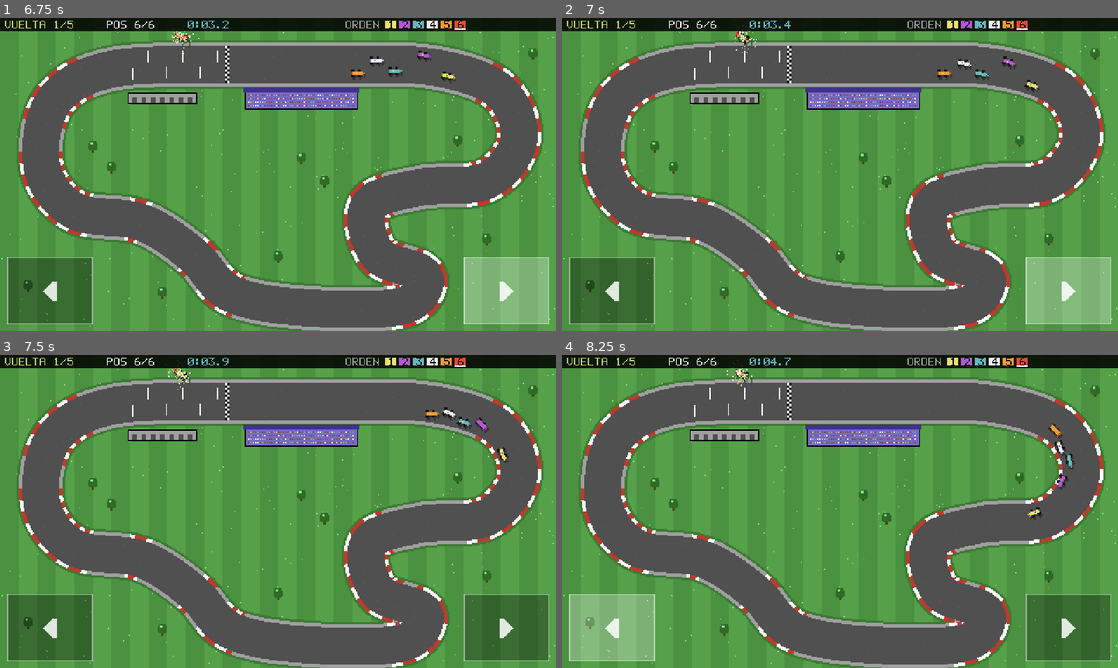
Above: before the commit, frames 1-4 (two rows, left to right).
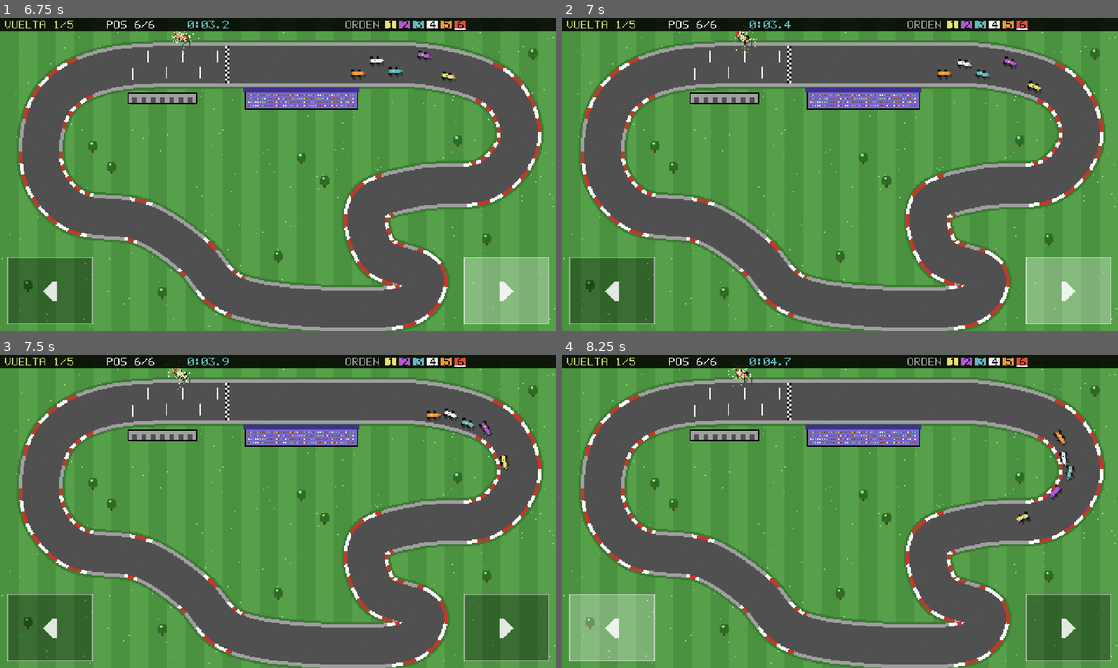
Above: after the commit, the same moments.

Repository: gmatiascr62/Mini_Racing
Game: Godot game, scene res://scenes/menu.tscn
Same seed, same stepped clock (60 frames per second), same inputs: the game is played once before the commit and once after it.
Inputs (mouse positions are in pixels of both pictures, inside the frame that each line leads up to):
- Up to frame 1 (6.75 s): tap Enter at 0.5, 2 s; move the mouse to (400, 158) at 0.52 s; hold Right 0.53-1.25 s; tap 0 at 0.6, 3.6, 6.6 s; click (400, 158) at 0.67 s; tap Space at 1.25 s; drag from (166, 190) to (250, 237) at 1.27 s; move the mouse to (333, 105) at 2.02 s; hold Right 2.03-2.75 s; tap Backspace at 2.1, 5.1 s; drag from (250, 237) to (111, 127) at 2.77 s; move the mouse to (444, 221) at 3.52 s; hold Left 3.53-4.25 s; drag from (111, 127) to (194, 96) at 4.27 s; move the mouse to (305, 174) at 5.02 s; hold Left 5.03-5.75 s; click (305, 174) at 5.17 s; drag from (194, 96) to (166, 190) at 5.77 s; move the mouse to (400, 158) at 6.52 s; hold Right from 6.53 s (still down)
- Up to frame 2 (7 s): keep holding Right
- Up to frame 3 (7.5 s): release Right at 7.25 s; drag from (166, 527) to (250, 574) at 7.27 s
- Up to frame 4 (8.25 s): move the mouse to (895, 442) at 8.02 s; hold Left from 8.03 s (still down); tap Backspace at 8.1 s

Frame 1 is identical in both runs. In frame 2, 0.1% of the frame differs, in the area x 74-87%, y 12-25%; in frame 3, 0.3%; in frame 4, 0.6%, in the area x 29-93%, y 0-55%.

Commit message:
Finish CALLEJERO street circuit; CPUs brake for the real grip
- CALLEJERO: barriers along both street edges (cars bounce off them),
  intermediate layout with a chicane by the harbour
- CPUs estimate corner speed with the current tyre grip (175 -> 215), plus
  a per-track boost for the tight right-angle street corners
- Levels re-checked with an imperfect steering bot on all four tracks:
  FACIL wins, NORMAL fights for the podium, DIFICIL finishes at the back
- Test: street barriers keep cars on the road anywhere on the lap

Co-Authored-By: Claude Opus 5.5 <noreply@anthropic.com>
Claude-Session: https://claude.ai/code/session_01SbH8MQ9P8zcaPRNqLMhUgo

Diff:
--- a/scripts/race_sim.gd
+++ b/scripts/race_sim.gd
@@ -295,6 +295,19 @@
 	if hit:
 		c.vel *= 0.7
 		events.append({"type": "crash", "pos": c.pos, "power": 30.0})
+	# Street circuits: barriers along both edges of the road.
+	if track.edge_wall > 0.0:
+		var wl := track.locate(c.pos, c.track_idx)
+		var limit := track.edge_wall - CAR_RADIUS
+		if absf(wl.y) > limit:
+			var nrm := track.normal_at(wl.x) * signf(wl.y)
+			c.pos -= nrm * (absf(wl.y) - limit)
+			var vn := c.vel.dot(nrm)
+			if vn > 0.0:
+				c.vel -= nrm * vn * 1.4
+				c.vel *= 0.92
+				if vn > 15.0:
+					events.append({"type": "crash", "pos": c.pos + nrm * CAR_RADIUS, "power": vn})
 	# Infield barrier walls: bounce off them (no cutting across).
 	if not track.wall_segments.is_empty():
 		_collide_walls(c)
@@ -388,7 +401,7 @@
 	c.steer = clampf(diff * float(p["gain"]), -1.0, 1.0)
 	# Speed: lift off before corners that are too fast for us.
 	var horizon := fwd * 0.75 + 22.0
-	var vt := track.min_safe_speed(c.s, c.s + horizon) * float(p["corner"]) * c.corner_skill
+	var vt := track.min_safe_speed(c.s, c.s + horizon) * float(p["corner"]) * c.corner_skill * track.cpu_corner
 	if absf(diff) > 0.9:
 		vt = minf(vt, 45.0)
 	c.throttle = 1.0 if fwd < minf(vt, c.vmax) else 0.0
--- a/scripts/track.gd
+++ b/scripts/track.gd
@@ -8,7 +8,7 @@
 const KERB_WIDTH := 3.0
 const TARGET_STEP := 4.0
 ## Lateral grip used to compute the safe cornering speed (must match RaceSim).
-const SAFE_GRIP := 175.0
+const SAFE_GRIP := 215.0
 const MAX_SAFE_SPEED := 120.0
 
 const IDS := ["gp", "ovalo", "serpentina", "callejero"]
@@ -78,6 +78,12 @@
 var scenery: Dictionary = {}
 var control: Array = []
 var wall_lines: Array = []
+## Street circuits: barriers along both road edges at this distance from the
+## centerline (0 = no edge barriers).
+var edge_wall := 0.0
+## Extra cornering speed for computer drivers on this circuit (tight
+## right-angle corners are faster than the plain grip estimate suggests).
+var cpu_corner := 1.0
 var fixed_wall_lines: Array = []
 var pts := PackedVector2Array()
 var tangents := PackedVector2Array()
@@ -102,6 +108,8 @@
 		}
 	elif id == "callejero":
 		style = "city"
+		edge_wall = 15.0 + 2.0
+		cpu_corner = 1.5
 		half_width = 15.0
 		kerb_curv = 0.02
 		control = _rounded_path(Vector2(230, 36), CALLEJERO_CORNERS, 20.0)
--- a/tests/run_tests.gd
+++ b/tests/run_tests.gd
@@ -77,6 +77,8 @@
 	check(grid_ok, "all grid slots on asphalt")
 	if not track.wall_lines.is_empty() or not track.fixed_wall_lines.is_empty():
 		test_walls()
+	if track.edge_wall > 0.0:
+		test_edge_walls()
 
 
 func test_walls() -> void:
@@ -119,6 +121,26 @@
 						crossed += 1
 						break
 	check(crossed == 0, "cars cannot drive through the walls (%d of %d attempts got through)" % [crossed, tries])
+
+
+func test_edge_walls() -> void:
+	# A car steering hard into the street barriers anywhere on the lap stays on the road.
+	var max_lat := 0.0
+	for start in range(0, track.n, 5):
+		for dir in [-1.0, 1.0]:
+			var sim := RaceSim.new(track)
+			sim.setup(RaceSim.make_specs(["J1"]), 5)
+			var c: RaceSim.Car = sim.cars[2]
+			var s0 := start * track.step
+			c.pos = track.point_at(s0)
+			c.heading = track.tangent_at(s0).angle()
+			c.vel = Vector2.from_angle(c.heading) * 95.0
+			c.track_idx = -1
+			for t in range(90):
+				c.steer = dir
+				sim.step_car(c, RaceSim.TICK)
+				max_lat = maxf(max_lat, absf(track.locate(c.pos, c.track_idx).y))
+	check(max_lat <= track.edge_wall, "street barriers keep cars on the road (max %.1f px, barrier at %.1f px)" % [max_lat, track.edge_wall])
 
 
 func test_offline_race(human_bots: bool) -> void:
Binary file added: docs/callejero.png
Not shown, changed: README.md
